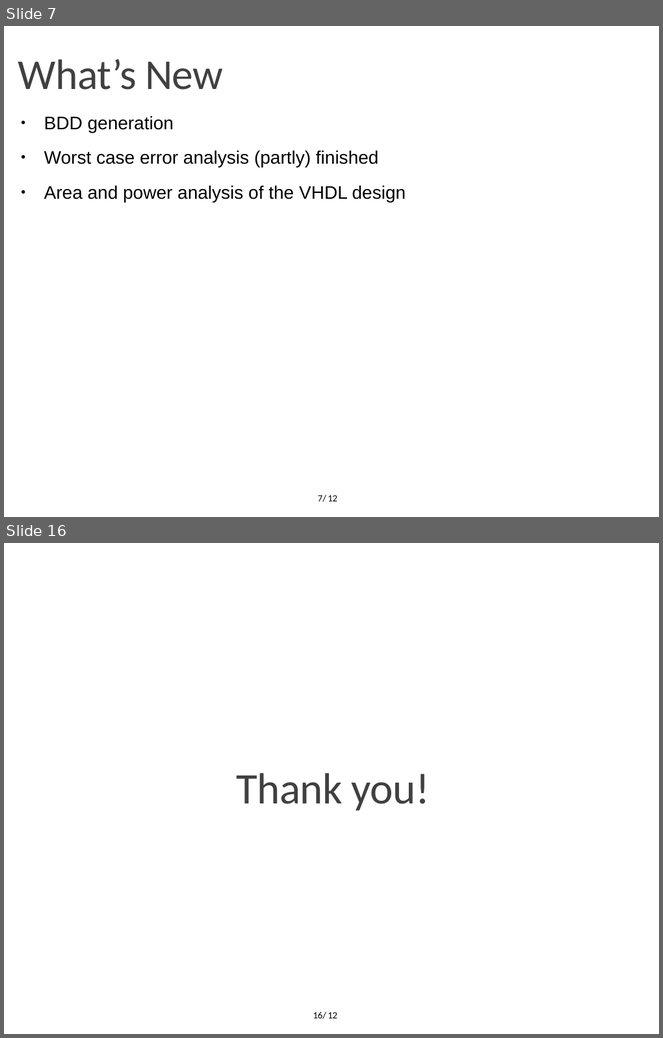
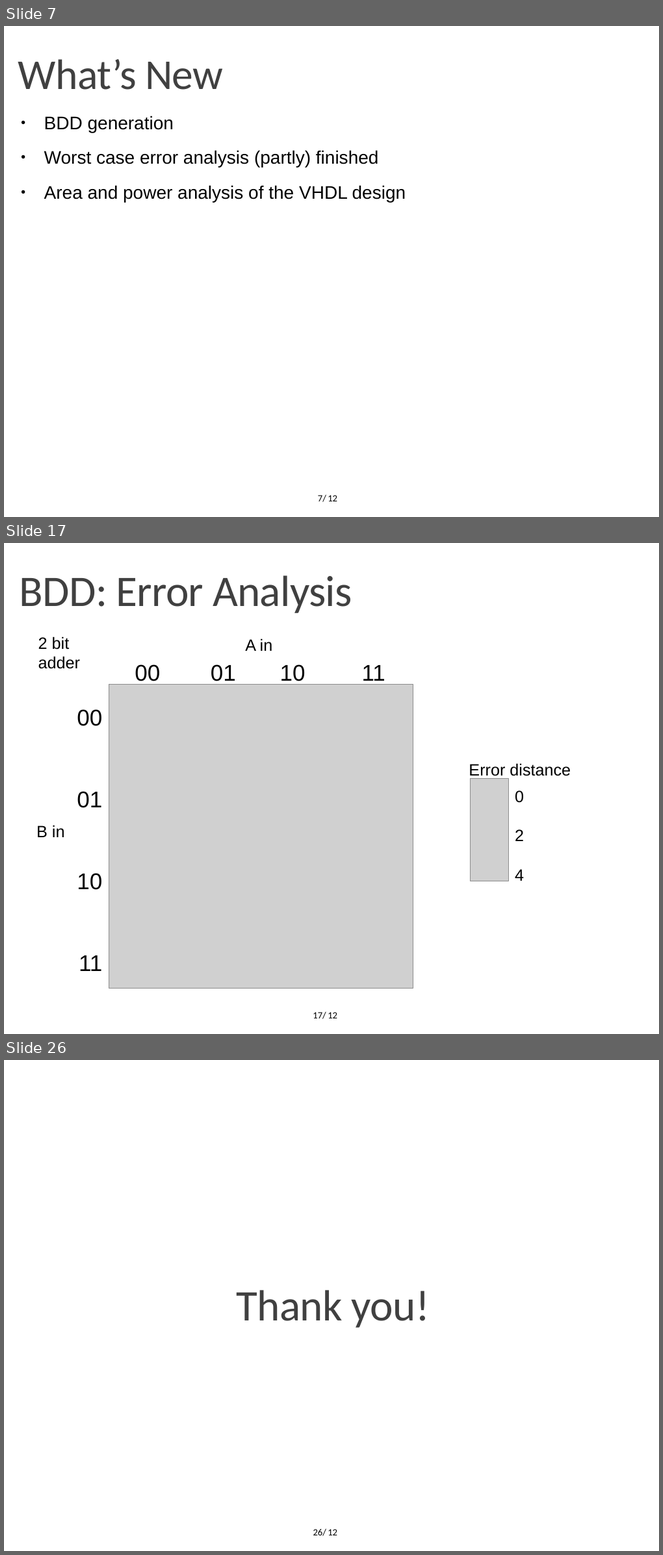
Before and after one commit to OrionLightning/Approximate-Circuit, a slide deck: Presentation Slides/Second Midterm (11-01-2022)/Midterm 11-01-2022.pptx. Shown one above the other, each under a label of ours: slides 7 and 16 before the commit, slides 7, 17 and 26 after it; the slides between them are not shown. The pictures are 663x1038 and 663x1555 pixels, drawn with LibreOffice and Linux fonts; fonts in the diff are those of the drawing; grey boxes stand for pictures; background and template pictures are left out. Boxes give left, top, right and bottom in pixels: in the first picture for what was removed or moved away, otherwise in the second. Text is boxed around its words. In the diff, an @@ line names an element or a change of style, - is before the commit and + after.

```diff
--- a/Presentation Slides/Second Midterm (11-01-2022)/Midterm 11-01-2022.pptx
+++ b/Presentation Slides/Second Midterm (11-01-2022)/Midterm 11-01-2022.pptx
@@ slide 17 added at bbox=[4, 543, 659, 1034], background #FFFFFF; not listed: 1 template element that a slide beside it also shows @@
@@ text added at bbox=[20, 575, 352, 613], 48 pt, text #404040 @@
+BDD: Error Analysis
@@ text added at bbox=[38, 637, 80, 669], 18 pt, text #000000 @@
+2 bit adder
@@ text added at bbox=[245, 639, 273, 651], 18 pt, text #000000 @@
+A in
@@ text added at bbox=[135, 665, 386, 685], 25 pt, text #000000 @@
+00 01 10 11
@@ picture added at bbox=[109, 685, 413, 988] @@
@@ text added at bbox=[77, 709, 102, 971], 25 pt, text #000000 @@
+00
+01
+10
+11
@@ text added at bbox=[469, 763, 571, 780], 18 pt, text #000000 @@
+Error distance
@@ picture added at bbox=[471, 779, 508, 881] @@
@@ text added at bbox=[515, 791, 524, 881], 18 pt, text #000000 @@
+0
+2
+4
@@ text added at bbox=[36, 825, 65, 837], 18 pt, text #000000 @@
+B in
@@ page number added at bbox=[313, 1012, 326, 1019], 10.5 pt, text #000000 @@
+17/
@@ what was slide 16 is now slide 26 @@
@@ page number at bbox=[313, 1529, 326, 1536]: text changed @@
-16/
+26/
```
Also in this commit, not shown: 6 slides changed, 11 other slides added, 2 slides removed, 2 other files.
